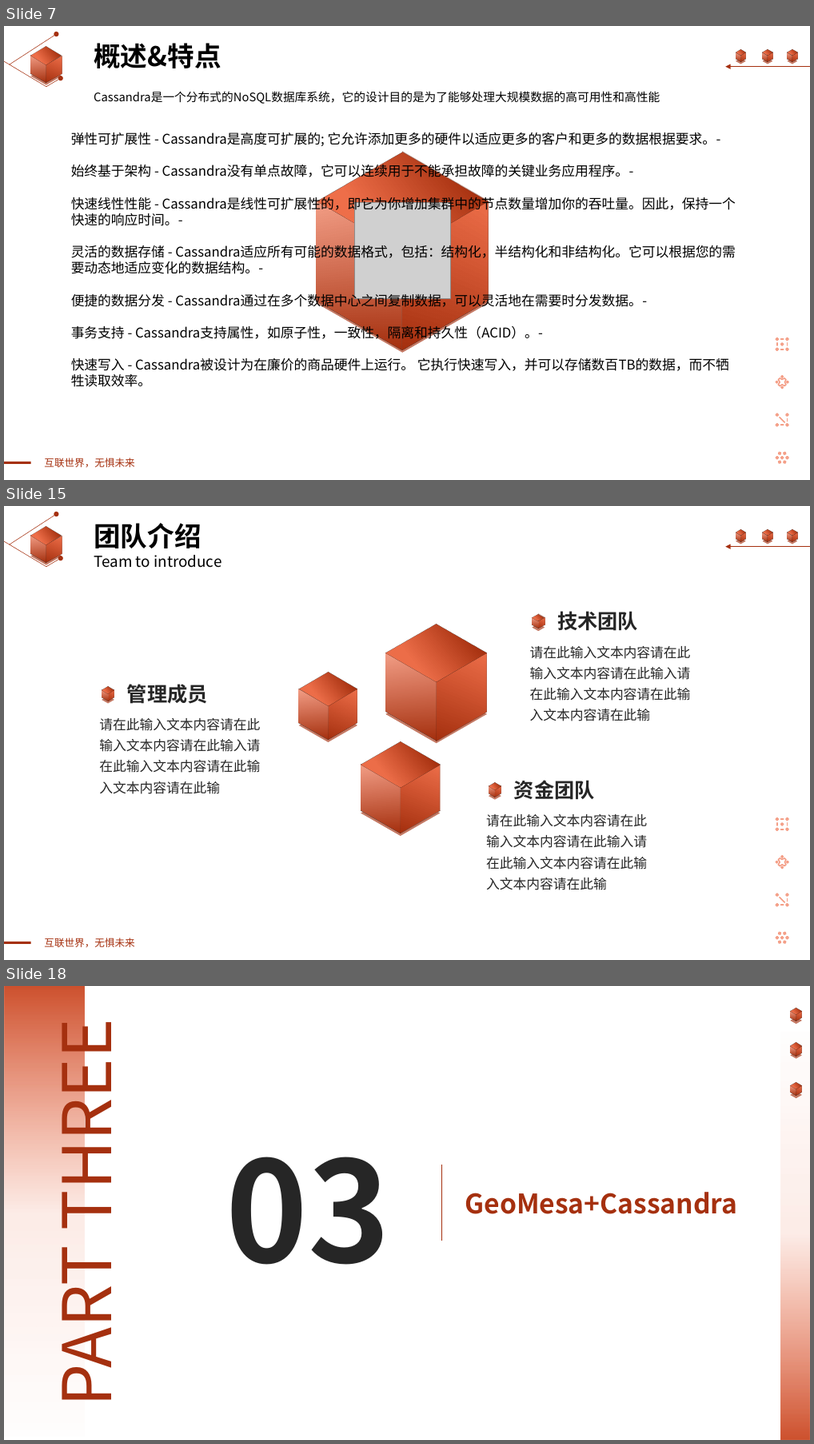
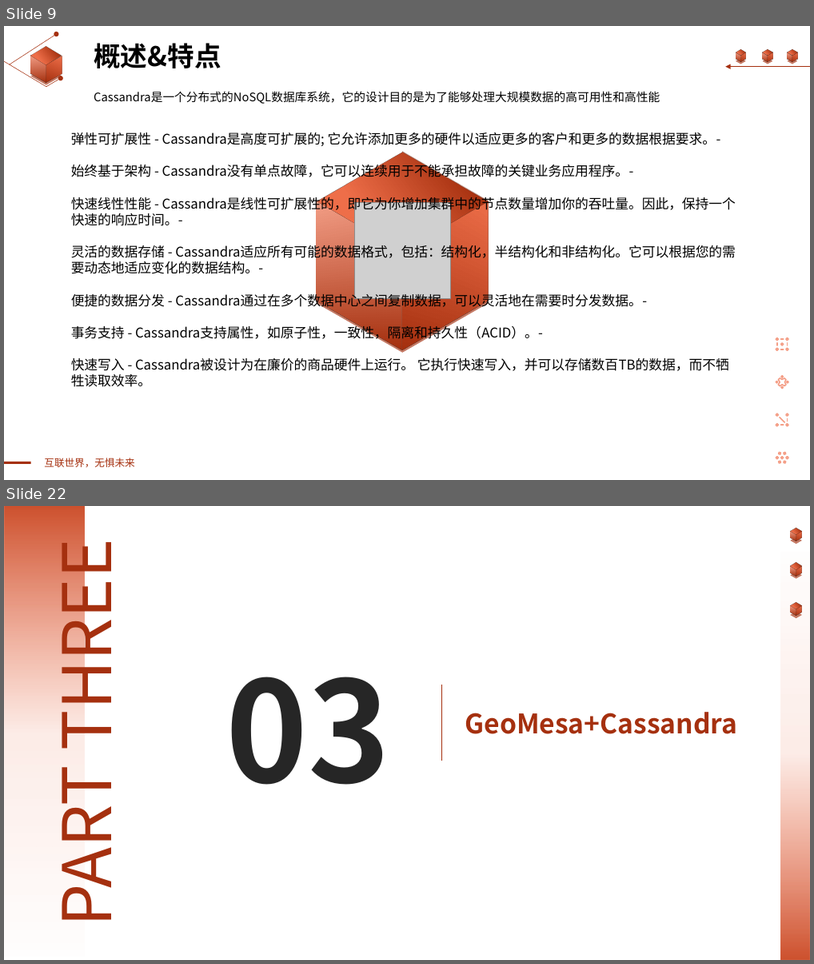
Before and after one commit to linkongluyin/linkongluyin, a slide deck: LearningPPT/1-2302250ZU6.pptx. Shown one above the other, each under a label of ours: slides 7, 15 and 18 before the commit, slides 9 and 22 after it; the slides between them are not shown. The pictures are 814x1444 and 814x964 pixels, drawn with LibreOffice and Linux fonts; fonts in the diff are those of the drawing; grey boxes stand for pictures. Boxes give left, top, right and bottom in pixels: in the first picture for what was removed or moved away, otherwise in the second. Text is boxed around its words. In the diff, an @@ line names an element or a change of style, - is before the commit and + after.

```diff
--- a/LearningPPT/1-2302250ZU6.pptx
+++ b/LearningPPT/1-2302250ZU6.pptx
@@ slide 15 removed at [4, 506, 810, 960], background #FFFFFF; not listed: 73 template elements that a slide beside it also shows @@
@@ text removed at [94, 523, 201, 548] @@
-团队介绍
@@ text removed at [94, 555, 222, 568] @@
-Team to introduce
@@ group removed at [375, 617, 498, 748]: 6 rectangles, 2 lines @@
@@ group removed at [530, 611, 691, 721]: 6 rectangles, 2 texts, 2 lines @@
-技术团队
-请在此输入文本内容请在此输入文本内容请在此输入请在此输入文本内容请在此输入文本内容请在此输
@@ group removed at [293, 668, 363, 743]: 6 rectangles, 2 lines @@
@@ group removed at [99, 684, 260, 794]: 6 rectangles, 2 texts, 2 lines @@
-管理成员
-请在此输入文本内容请在此输入文本内容请在此输入请在此输入文本内容请在此输入文本内容请在此输
@@ group removed at [353, 736, 448, 838]: 6 rectangles, 2 lines @@
@@ group removed at [486, 780, 647, 890]: 6 rectangles, 2 texts, 2 lines @@
-资金团队
-请在此输入文本内容请在此输入文本内容请在此输入请在此输入文本内容请在此输入文本内容请在此输
@@ what was slide 7 is now slide 9 @@
@@ what was slide 18 is now slide 22 @@
```
Also in this commit, not shown: 2 slides changed, 14 slides added, 15 other slides removed, 23 other files.
